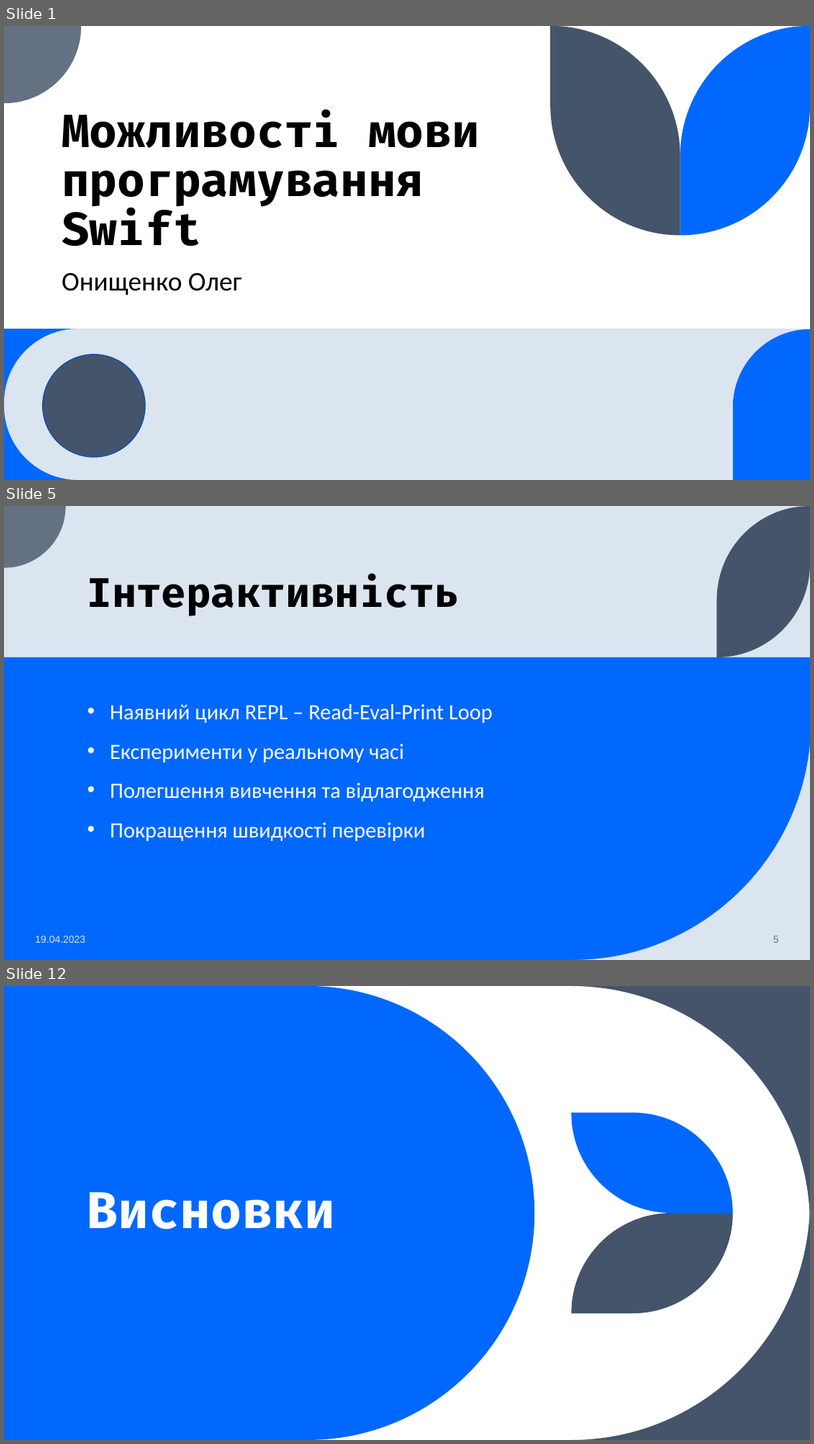
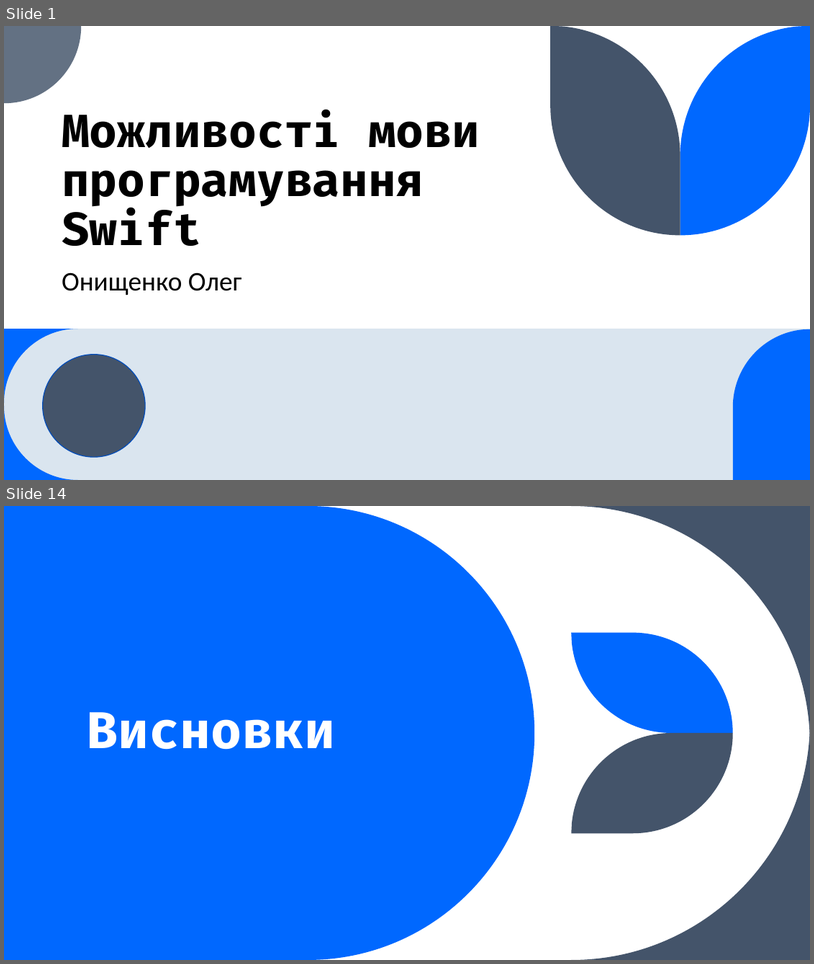
Before and after one commit to seesmof/University-Universytet, a slide deck: year1-term2/SS/ct1/presentation.pptx. Shown one above the other, each under a label of ours: slides 1, 5 and 12 before the commit, slides 1 and 14 after it; the slides between them are not shown. The pictures are 814x1444 and 814x964 pixels, drawn with LibreOffice and Linux fonts; fonts in the diff are those of the drawing. Boxes give left, top, right and bottom in pixels: in the first picture for what was removed or moved away, otherwise in the second. Text is boxed around its words. In the diff, an @@ line names an element or a change of style, - is before the commit and + after.

```diff
--- a/year1-term2/SS/ct1/presentation.pptx
+++ b/year1-term2/SS/ct1/presentation.pptx
@@ slide 5 removed at box(4, 506, 810, 960), background #DAE5EF @@
@@ freeform shape removed at box(4, 506, 66, 568) @@
@@ freeform shape removed at box(718, 506, 810, 657) @@
@@ title removed at box(88, 574, 459, 616) @@
-Інтерактивність
@@ rectangle removed at box(4, 657, 810, 960) @@
@@ text removed at box(110, 704, 493, 841) @@
-• Наявний цикл REPL – Read-Eval-Print Loop
-• Експерименти у реальному часі
-• Полегшення вивчення та відлагодження
-• Покращення швидкості перевірки
@@ freeform shape removed at box(573, 721, 810, 960) @@
@@ text removed at box(35, 935, 85, 942) @@
-19.04.2023
@@ page number removed at box(774, 935, 779, 942) @@
-5
@@ what was slide 12 is now slide 14 @@
```
Also in this commit, not shown: 7 slides changed, 5 slides added, 2 other slides removed, 1 other file.
